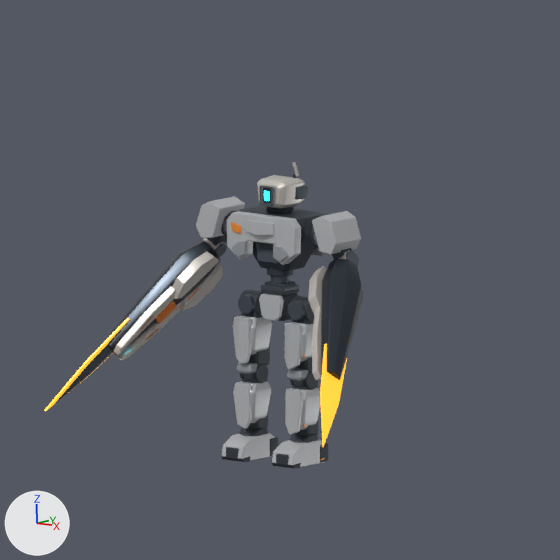
The Blender file Docs/Design/WISP_Parts/W-04_EDGE/W-04_EDGE-Mounted-Review.blend: old version first, new version second.
One viewpoint serves both versions: the file's camera 'Camera_Mounted_idle'. Every picture has the same lights, and +X, +Y and +Z are marked at lower left. The first picture is the older version.

Objects in the first picture: 'Chest_Armor_Main', 'HD01_Main_Faceted_Helmet_Shell', 'L_Angular_Foot', 'L_Shoulder_Armor', 'R_Angular_Foot', 'R_Shoulder_Armor', 'Torso_Core', 'W-04_EDGE_Blade_Amber_Cutting_Edge', 'W-04_EDGE_Blade_Amber_Cutting_Edge.001', 'W-04_EDGE_Blade_Flank_Armor_L.001', 'W-04_EDGE_Blade_Flank_Armor_R', 'W-04_EDGE_Blade_Flank_Armor_R.001', 'W-04_EDGE_Dark_Blade_Ridged_Face.001', 'W-04_EDGE_Longitudinal_Blade_Chassis', 'W-04_EDGE_Longitudinal_Blade_Chassis.001', 'W-04_EDGE_Orange_Integrated_Center_Slider.001', 'W-04_EDGE_Rear_Upper_Armor_L.001', 'W-04_EDGE_Rear_Upper_Armor_R', 'W-04_EDGE_Rear_Upper_Armor_R.001' and 61 more.
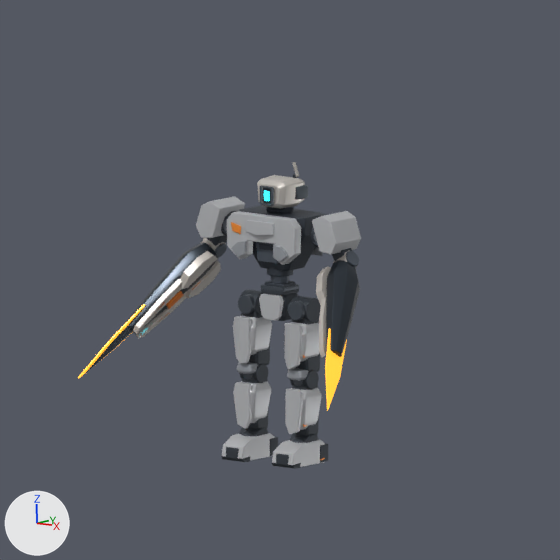
Location of each change, [x1, y1, x2, y2] in pixels of the pictures (560 x 560 px):
'W-04_EDGE_Longitudinal_Blade_Chassis', moved, rescaled (20% narrower, 20% shorter): before [321, 258, 364, 380]; after [326, 260, 360, 357]
'W-04_EDGE_Longitudinal_Blade_Chassis.001', moved, rescaled (19% narrower, 19% shorter): before [104, 241, 221, 355]; after [125, 242, 219, 334]
'W-04_EDGE_Blade_Amber_Cutting_Edge', moved, rescaled (18% narrower, 19% shorter): before [320, 344, 347, 447]; after [325, 328, 347, 411]
'W-04_EDGE_Blade_Flank_Armor_L.001', moved, rescaled (19% narrower, 20% shorter): before [114, 286, 176, 355]; after [133, 279, 183, 334]
'W-04_EDGE_Rear_Upper_Armor_L.001', moved, rescaled (21% narrower, 20% shorter): before [172, 251, 219, 299]; after [180, 251, 217, 289]
'W-04_EDGE_Blade_Flank_Armor_R', moved, rescaled: before [312, 305, 322, 380]; after [319, 298, 326, 358]
'W-04_EDGE_Blade_Flank_Armor_R.001', moved, rescaled (21% narrower, 23% shorter): before [117, 301, 182, 361]; after [136, 292, 187, 338]
'W-04_EDGE_Rear_Upper_Armor_R.001', moved, rescaled (20% narrower, 22% shorter): before [179, 263, 223, 311]; after [186, 261, 221, 298]
'W-04_EDGE_Blade_Amber_Cutting_Edge.001', moved, rescaled (20% narrower, 19% shorter): before [45, 318, 129, 411]; after [78, 304, 145, 379]
'W-04_EDGE_Dark_Blade_Ridged_Face.001', moved, rescaled (17% narrower, 17% shorter): before [56, 334, 118, 403]; after [87, 315, 138, 372]
'W-04_EDGE_Rear_Upper_Armor_R', moved, rescaled (20% narrower, 20% shorter): before [308, 266, 327, 315]; after [316, 266, 331, 305]
'W-04_EDGE_Orange_Integrated_Center_Slider.001', moved, rescaled (22% narrower, 21% shorter): before [155, 301, 177, 324]; after [166, 291, 183, 309]

The edits, one by one:
Object 'W-04_EDGE_Longitudinal_Blade_Chassis' (ob_w_04_edge_longitudinal_blade_chassis) moves from (0.00975, -0.445, 0.0) to (0.0078, -0.363, 0.0).
Object 'W-04_EDGE_Longitudinal_Blade_Chassis' (ob_w_04_edge_longitudinal_blade_chassis) is rescaled from (1.95, 1.95, 1.95) to (1.56, 1.56, 1.56).
Object 'W-04_EDGE_Rear_Upper_Armor_R' (ob_w_04_edge_rear_upper_armor_r) moves from (0.00975, -0.445, 0.0) to (0.0078, -0.363, 0.0).
Object 'W-04_EDGE_Rear_Upper_Armor_R' (ob_w_04_edge_rear_upper_armor_r) is rescaled from (1.95, 1.95, 1.95) to (1.56, 1.56, 1.56).
Object 'W-04_EDGE_Blade_Flank_Armor_R' (ob_w_04_edge_blade_flank_armor_r) moves from (0.00975, -0.445, 0.0) to (0.0078, -0.363, 0.0).
Object 'W-04_EDGE_Blade_Flank_Armor_R' (ob_w_04_edge_blade_flank_armor_r) is rescaled from (1.95, 1.95, 1.95) to (1.56, 1.56, 1.56).
Object 'W-04_EDGE_Blade_Amber_Cutting_Edge' (ob_w_04_edge_blade_amber_cutting_edge) moves from (0.00975, -0.445, 0.0) to (0.0078, -0.363, 0.0).
Object 'W-04_EDGE_Blade_Amber_Cutting_Edge' (ob_w_04_edge_blade_amber_cutting_edge) is rescaled from (1.95, 1.95, 1.95) to (1.56, 1.56, 1.56).
Object 'W-04_EDGE_Longitudinal_Blade_Chassis.001' (ob_w_04_edge_longitudinal_blade_chassis_001) moves from (-0.00975, -0.445, 0.0) to (-0.0078, -0.363, 0.0).
Object 'W-04_EDGE_Longitudinal_Blade_Chassis.001' (ob_w_04_edge_longitudinal_blade_chassis_001) is rescaled from (1.95, 1.95, 1.95) to (1.56, 1.56, 1.56).
Object 'W-04_EDGE_Rear_Upper_Armor_L.001' (ob_w_04_edge_rear_upper_armor_l_001) moves from (-0.00975, -0.445, 0.0) to (-0.0078, -0.363, 0.0).
Object 'W-04_EDGE_Rear_Upper_Armor_L.001' (ob_w_04_edge_rear_upper_armor_l_001) is rescaled from (1.95, 1.95, 1.95) to (1.56, 1.56, 1.56).
Object 'W-04_EDGE_Blade_Flank_Armor_L.001' (ob_w_04_edge_blade_flank_armor_l_001) moves from (-0.00975, -0.445, 0.0) to (-0.0078, -0.363, 0.0).
Object 'W-04_EDGE_Blade_Flank_Armor_L.001' (ob_w_04_edge_blade_flank_armor_l_001) is rescaled from (1.95, 1.95, 1.95) to (1.56, 1.56, 1.56).
Object 'W-04_EDGE_Rear_Upper_Armor_R.001' (ob_w_04_edge_rear_upper_armor_r_001) moves from (-0.00975, -0.445, 0.0) to (-0.0078, -0.363, 0.0).
Object 'W-04_EDGE_Rear_Upper_Armor_R.001' (ob_w_04_edge_rear_upper_armor_r_001) is rescaled from (1.95, 1.95, 1.95) to (1.56, 1.56, 1.56).
Object 'W-04_EDGE_Blade_Flank_Armor_R.001' (ob_w_04_edge_blade_flank_armor_r_001) moves from (-0.00975, -0.445, 0.0) to (-0.0078, -0.363, 0.0).
Object 'W-04_EDGE_Blade_Flank_Armor_R.001' (ob_w_04_edge_blade_flank_armor_r_001) is rescaled from (1.95, 1.95, 1.95) to (1.56, 1.56, 1.56).
Object 'W-04_EDGE_Blade_Amber_Cutting_Edge.001' (ob_w_04_edge_blade_amber_cutting_edge_001) moves from (-0.00975, -0.445, 0.0) to (-0.0078, -0.363, 0.0).
Object 'W-04_EDGE_Blade_Amber_Cutting_Edge.001' (ob_w_04_edge_blade_amber_cutting_edge_001) is rescaled from (1.95, 1.95, 1.95) to (1.56, 1.56, 1.56).
Object 'W-04_EDGE_Dark_Blade_Ridged_Face.001' (ob_w_04_edge_dark_blade_ridged_face_001) moves from (-0.00975, -0.445, 0.0) to (-0.0078, -0.363, 0.0).
Object 'W-04_EDGE_Dark_Blade_Ridged_Face.001' (ob_w_04_edge_dark_blade_ridged_face_001) is rescaled from (1.95, 1.95, 1.95) to (1.56, 1.56, 1.56).
Object 'W-04_EDGE_Orange_Integrated_Center_Slider.001' (ob_w_04_edge_orange_integrated_center_slider_001) moves from (0.0955, -0.567, 0.0) to (0.0764, -0.461, 0.0).
Object 'W-04_EDGE_Orange_Integrated_Center_Slider.001' (ob_w_04_edge_orange_integrated_center_slider_001) is rescaled from (1.95, 1.95, 1.95) to (1.56, 1.56, 1.56).
